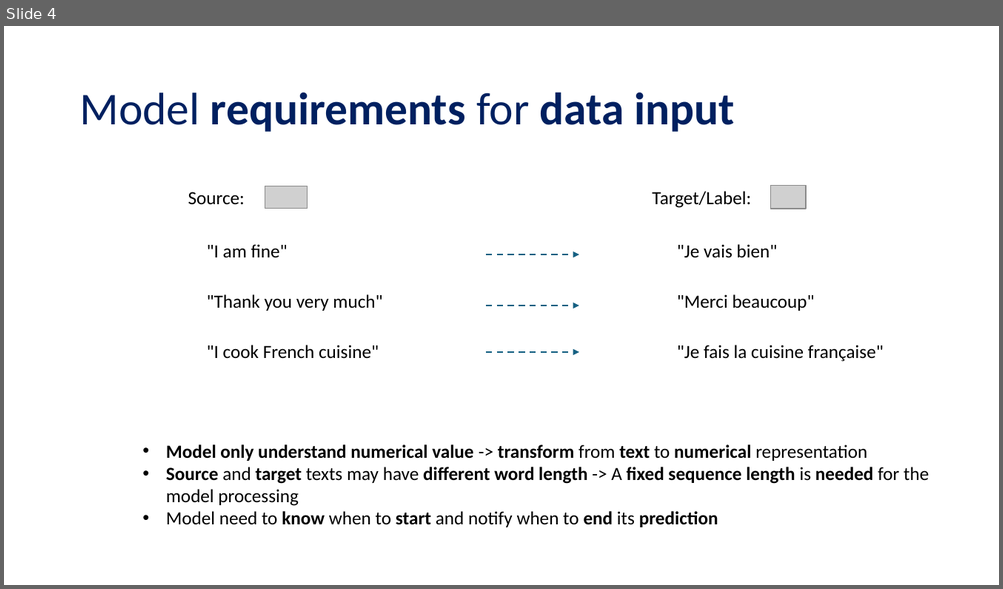
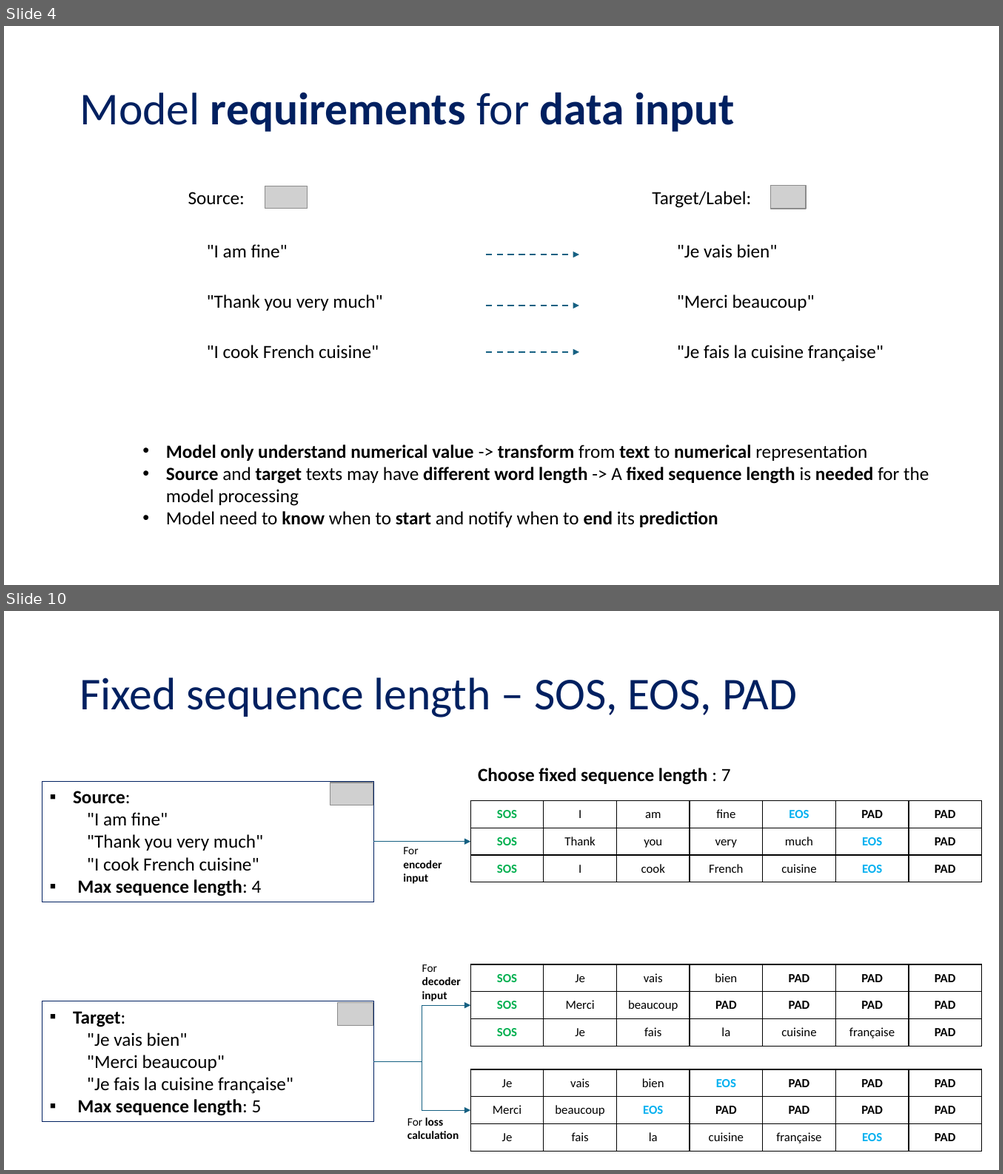
Before and after one commit to tanquangduong/transformer-pt, a slide deck: presentation/Introduction to Transformer.pptx. Shown one above the other, each under a label of ours: slide 4 before the commit, slides 4 and 10 after it; the slides between them are not shown. The pictures are 1003x589 and 1003x1174 pixels, drawn with LibreOffice and Linux fonts; fonts in the diff are those of the drawing; grey boxes stand for pictures. Boxes give left, top, right and bottom in pixels: in the first picture for what was removed or moved away, otherwise in the second. Text is boxed around its words. In the diff, an @@ line names an element or a change of style, - is before the commit and + after.

```diff
--- a/presentation/Introduction to Transformer.pptx
+++ b/presentation/Introduction to Transformer.pptx
@@ slide 10 added at (x1=4, y1=611, x2=999, y2=1170), background #FFFFFF @@
@@ title added at (x1=79, y1=678, x2=797, y2=718), 44 pt, text #002060 @@
+Fixed sequence length – SOS, EOS, PAD
@@ rectangle added at (x1=42, y1=781, x2=373, y2=902), outline #002060 0.75 pt, 18 pt, text #000000 @@
+▪ Source:
+  "I am fine"
+  "Thank you very much"
+  "I cook French cuisine"
+▪ Max sequence length: 4
@@ picture added at (x1=331, y1=783, x2=373, y2=805) @@
@@ text added at (x1=478, y1=768, x2=731, y2=785), 18 pt, text #000000, bold @@
+Choose fixed sequence length : 7
@@ table added at (x1=470, y1=800, x2=982, y2=882), 3 rows, 7 columns @@
+SOS | I | am | fine | EOS | PAD | PAD
+SOS | Thank | you | very | much | EOS | PAD
+SOS | I | cook | French | cuisine | EOS | PAD
@@ arrow added from (373, 842) to (470, 842), #156082 0.75 pt @@
@@ text added at (x1=403, y1=847, x2=441, y2=884), 11 pt, text #000000, bold @@
+For encoder input
@@ text added at (x1=422, y1=965, x2=461, y2=1002), 11 pt, text #000000, bold @@
+For decoder input
@@ table added at (x1=470, y1=965, x2=982, y2=1046), 3 rows, 7 columns @@
+SOS | Je | vais | bien | PAD | PAD | PAD
+SOS | Merci | beaucoup | PAD | PAD | PAD | PAD
+SOS | Je | fais | la | cuisine | française | PAD
@@ rectangle added at (x1=42, y1=1002, x2=373, y2=1123), outline #002060 0.75 pt, 18 pt, text #000000 @@
+▪ Target:
+  "Je vais bien"
+  "Merci beaucoup"
+  "Je fais la cuisine française"
+▪ Max sequence length: 5
@@ picture added at (x1=338, y1=1002, x2=373, y2=1026) @@
@@ elbow arrow added from (373, 1062) to (470, 1005), #156082 0.75 pt @@
@@ elbow arrow added from (373, 1062) to (470, 1111), #156082 0.75 pt @@
@@ table added at (x1=470, y1=1070, x2=982, y2=1151), 3 rows, 7 columns @@
+Je | vais | bien | EOS | PAD | PAD | PAD
+Merci | beaucoup | EOS | PAD | PAD | PAD | PAD
+Je | fais | la | cuisine | française | EOS | PAD
@@ text added at (x1=407, y1=1118, x2=458, y2=1139), 11 pt, text #000000, bold @@
+For loss calculation
```
Also in this commit, not shown: 4 slides changed, 15 other slides added, 3 slides removed, 1 other file.
